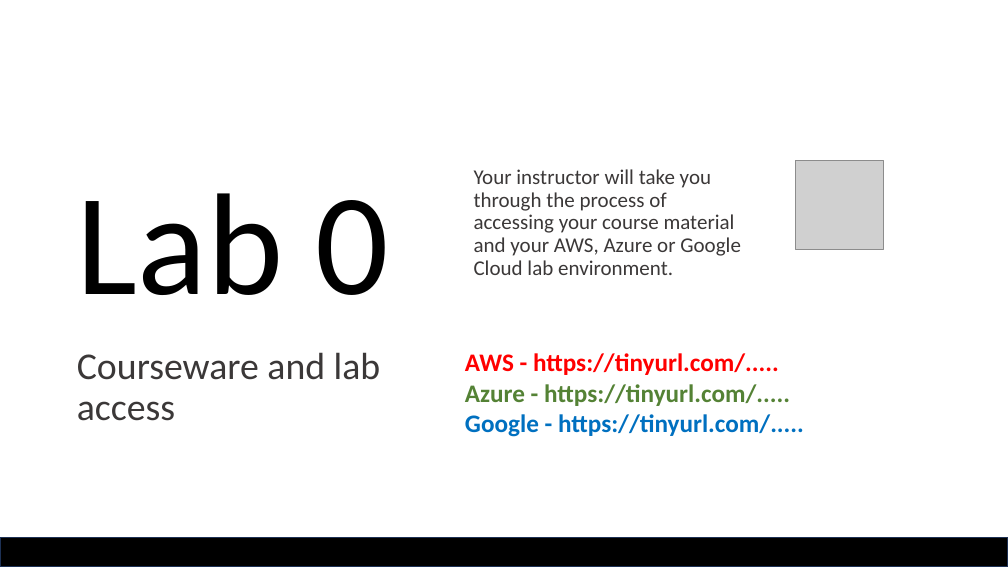
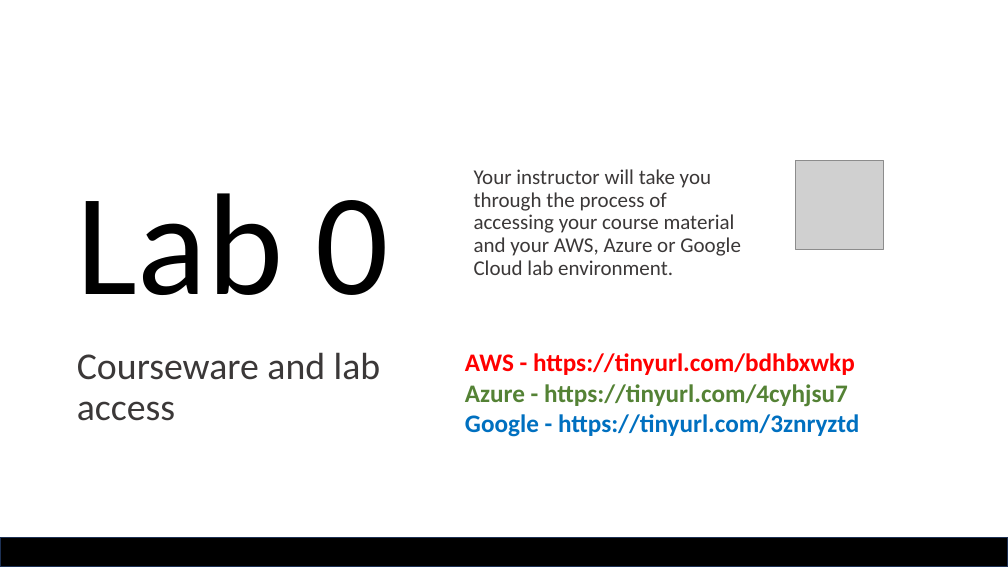
Before and after one commit to qatip/tf-int-trainers, a slide deck: slide 8 of module_0_course_intoduction.pptx. Drawn at 1008x567 pixels with LibreOffice and Linux fonts; fonts in the diff are those of the drawing; grey boxes stand for pictures; background and template pictures are left out. Boxes give left, top, right and bottom in pixels: in the first picture for what was removed or moved away, otherwise in the second. Text is boxed around its words. In the diff, an @@ line names an element or a change of style, - is before the commit and + after.

Commit message:
Add Tinyurl links

```diff
--- a/module_0_course_intoduction.pptx
+++ b/module_0_course_intoduction.pptx
@@ text at bbox=[465, 353, 859, 437]: text changed @@
-AWS - https://tinyurl.com/.....
-Azure - https://tinyurl.com/.....
-Google - https://tinyurl.com/.....
+AWS - https://tinyurl.com/bdhbxwkp
+Azure - https://tinyurl.com/4cyhjsu7
+Google - https://tinyurl.com/3znryztd
```
